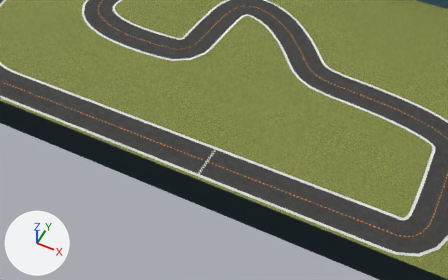
Renders of the COLLADA model bundle/deepracer_simulation_environment/share/deepracer_simulation_environment/meshes/jyllandsringen_open_ccw/jyllandsringen_open_ccw.dae from each side of a commit.
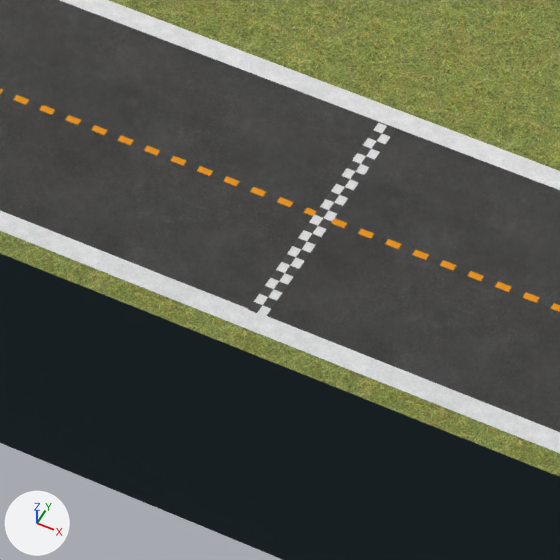
Old and new are each drawn from a 50 mm camera at (7.01, -12.87, 12.22) aimed at (2.26, -3.38, 0.36) and again close up on the part from 37% to 53% of the width and 48% to 74% of the height. Arrows for +X, +Y and +Z are at lower left; the lights stay in place. Where no turn or scale is listed for an object, it has been applied to the vertices.

The scene before the commit, as lines of its bpy script (objects in view):
```python
me_ilshape_mesh = bpy.data.meshes.new('ilShape-mesh')
me_ilshape_mesh.from_pydata(...)  # 306 vertices, 306 faces; spans x -7.21..7.21, y -3.5..3.51, z 0.0
me_ilshape_mesh.materials.append(mat_il_materialref)  # picture img_outerline_png_001
me_olshape_mesh = bpy.data.meshes.new('olShape-mesh')
me_olshape_mesh.from_pydata(...)  # 306 vertices, 306 faces; spans x -8.2..8.2, y -4.5..4.5, z 0.0
me_olshape_mesh.materials.append(mat_ol_materialref)  # picture img_outerline_png
me_plane = bpy.data.meshes.new('Plane')
me_plane.from_pydata(...)  # 12 vertices, 6 faces; spans x -0.039..0.039, y -0.457..0.457, z 0.0
me_plane.materials.append(mat_startline)  # picture img_startline_png
ob_il = bpy.data.objects.new('il', me_ilshape_mesh)
ob_il.location = (0.0, 0.0, 0.0)
ob_ol = bpy.data.objects.new('ol', me_olshape_mesh)
ob_ol.location = (0.0, 0.0, 0.0)
ob_startline = bpy.data.objects.new('StartLine', me_plane)
ob_startline.location = (2.066, -3.955, 0.002)
# also in view: 'cl' at (0.0, 0.01, 0.0); 'field' at (0.0, 0.01, 0.0); 'road' at (0.0, 0.01, 0.0); 'wall' at (0.0, 0.01, 0.5)
```
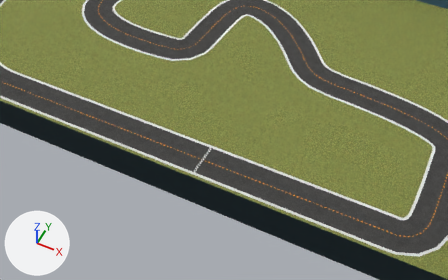
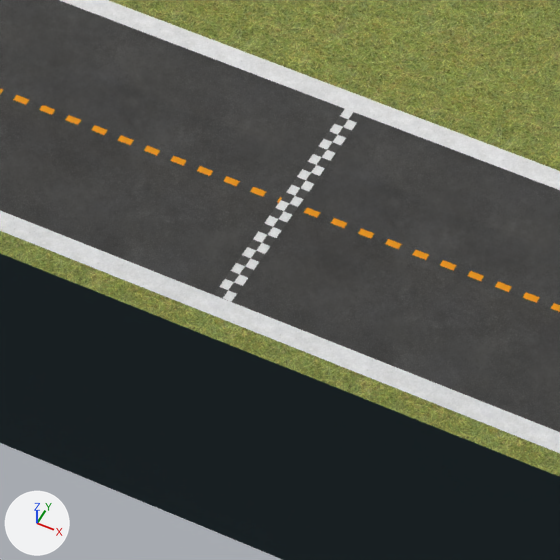
The change, as a list of edits to the scene's bpy script:
```text
Change ob_startline:
    ob_startline.location: (2.066, -3.955, 0.002) -> (1.936, -3.95, 0.002)
```

Boxes [x1, y1, x2, y2] around the edits, measured in the close-ups (560 x 560 px):
'StartLine', moved: before [248, 123, 396, 317]; after [214, 109, 362, 302]
